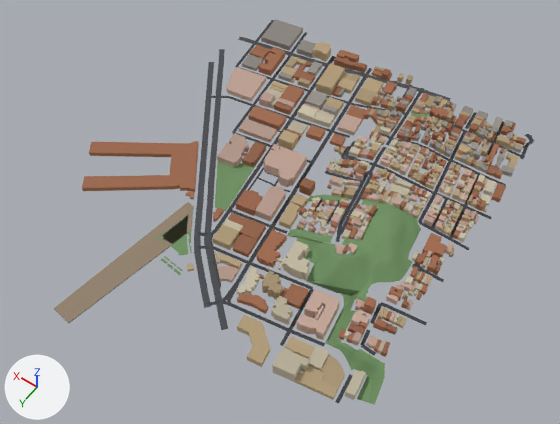
The glTF model public/tiles/tile_13_9.glb: old version first, new version second.
The view is the same before and after, from a camera (50 mm lens) standing at (2993.0, 2258.0, 1344.0) and looking at (3603.0, 1403.0, 0.0). The lights are fixed; the arrows at lower left show +X, +Y and +Z. The picture after the commit comes second. Where no turn or scale is listed for an object, it has been applied to the vertices. Vertices at exactly the same position are counted once.

The first picture shows 'bld_13_9', 'grn_13_9', 'road_13_9'.
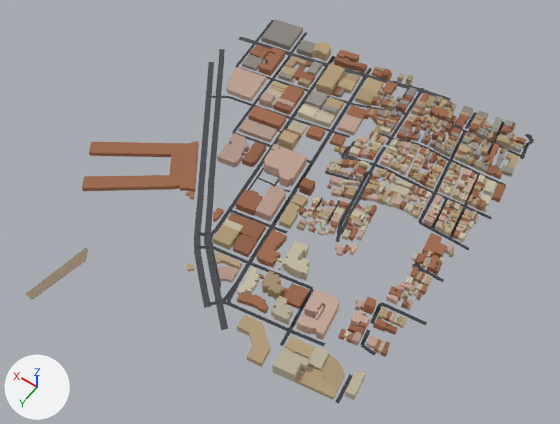
Edits to the bpy script that builds the scene:
```text
Change me_grn_13_9:
    used by ob_grn_13_9; location = (3513.0, 1436.0, 47.0); scale = (437.0, 437.0, 437.0)
    remove me_grn_13_9.from_pydata(...)  # 1321 vertices, 2330 faces; spans x -0.72..0.72, y -1.0..1.0, z -0.1..0.1
    add me_grn_13_9.from_pydata(...)  # 20 vertices, 28 faces; spans x 0.49..0.72, y 0.15..1.0, z -0.1
    me_grn_13_9 part 1: 15 loose pieces with 1268 vertices, spanning x -0.72..0.67, y -1.0..0.56, z -0.1..0.1, are deleted
    me_grn_13_9 part 2
    33 vertices are removed from x 0.4..0.57, y 0.16..0.39, z -0.1
    62 faces are deleted
    1 vertex moves within x 0.57, y 0.16, z -0.1
    24 new faces join them
Change ob_grn_13_9:
    ob_grn_13_9.location: (3513.0, 1436.0, 47.0) -> (3778.0, 1686.0, 2.0)
    ob_grn_13_9.scale: (437.0, 437.0, 437.0) -> (186.0, 186.0, 186.0)
```

What differs and where, as boxes [x1, y1, x2, y2] in the pictures (560 x 424 px):
'grn_13_9', reshaped, moved, rescaled (83% narrower, 82% shorter): before [54, 114, 429, 405]; after [26, 248, 88, 300]
part 1 of me_grn_13_9, deleted: before [157, 114, 429, 405]
part 2 of me_grn_13_9, cut back: before [54, 202, 194, 323]; after [26, 248, 88, 300]
